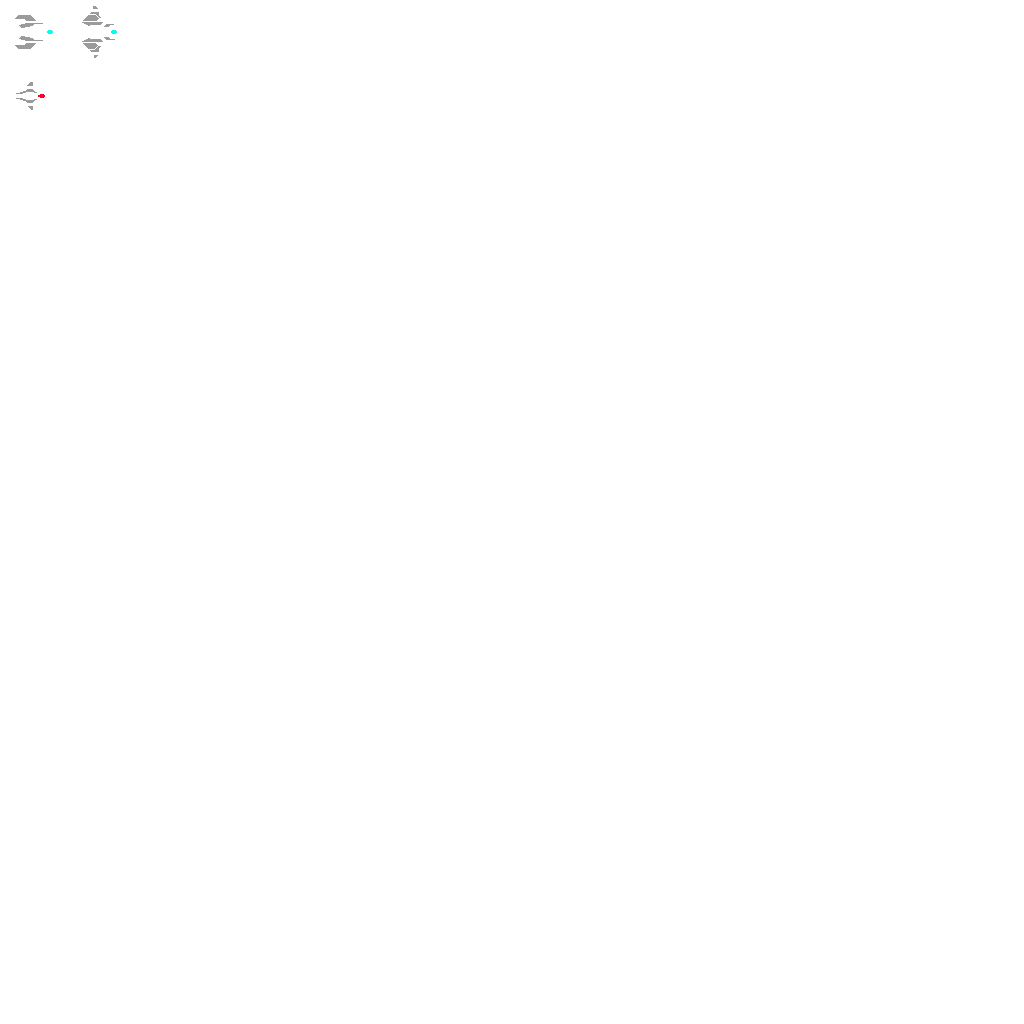
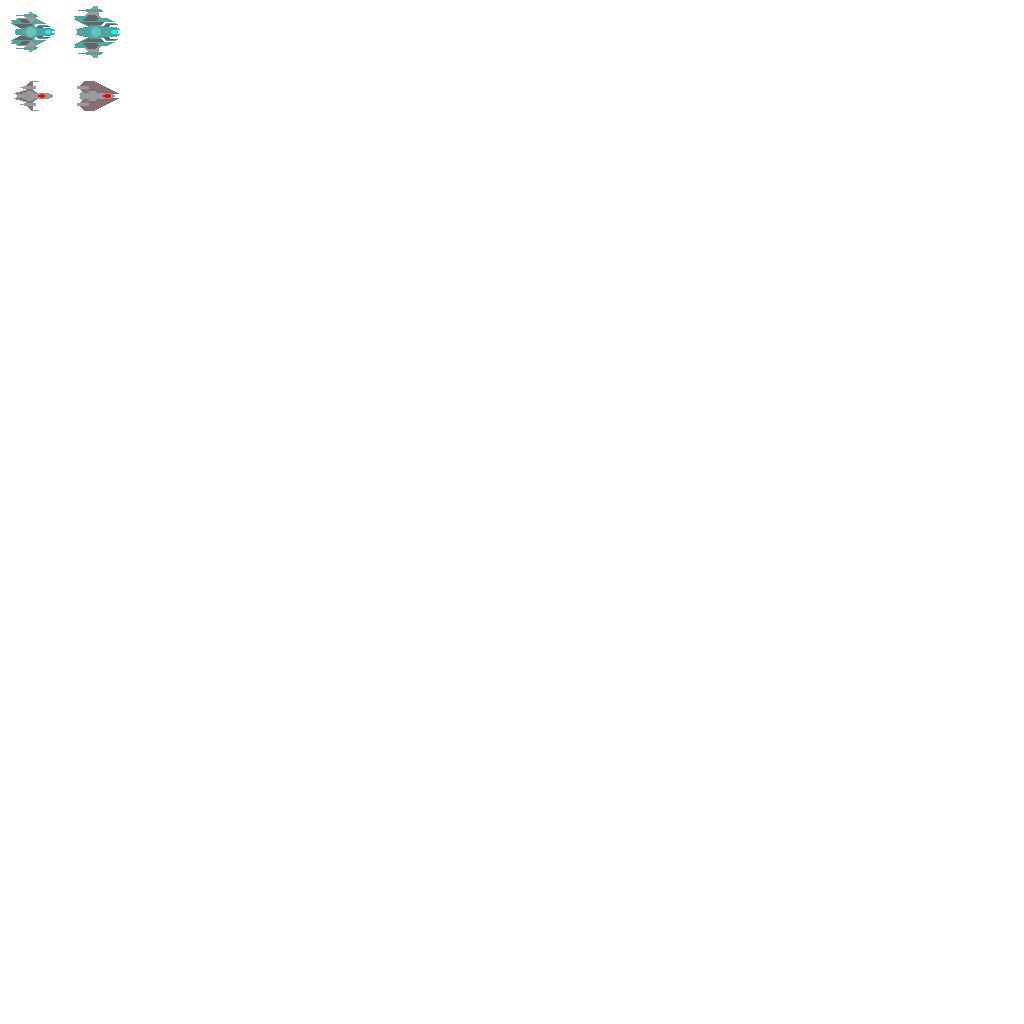
Layered file, before and after one edit (1024px x 1024px). Changes by layer:
renamed "Layer 3" to "Main", painted on it over [11, 6, 120, 111]
